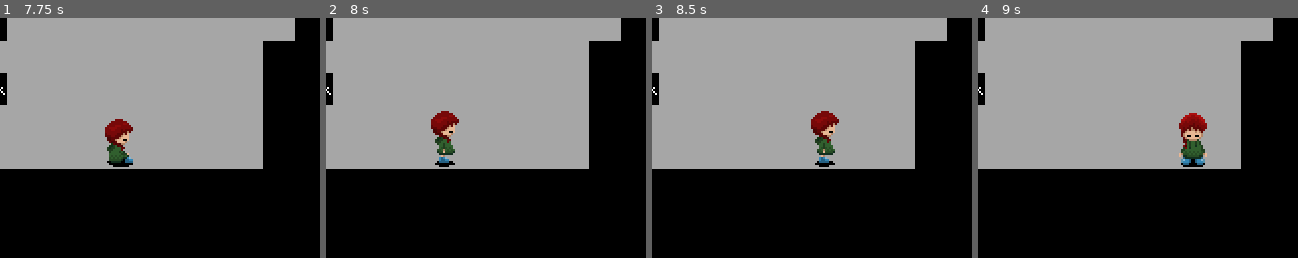
Above: before the commit, frames 1-4 (left to right).
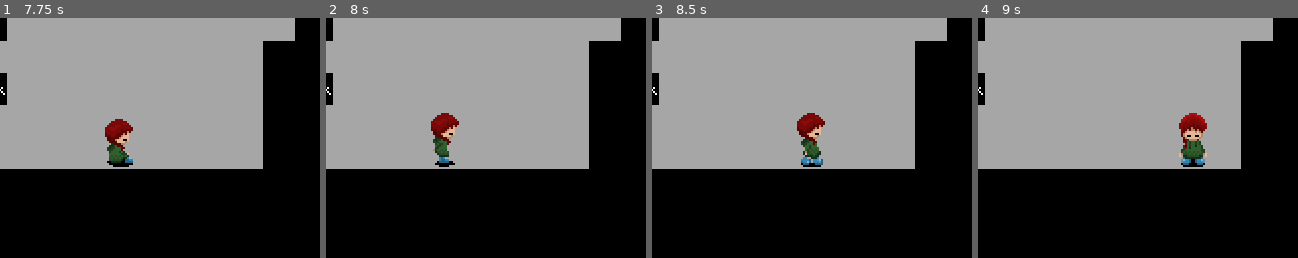
Above: after the commit, the same moments.

Repository: libre-nikki-devs/libre-nikki
Game: Godot game, scene res://scenes/ui/main_menu.tscn
Two runs of this game, one before a commit and one after it. Both use one fixed random seed, a clock stepped at 60 frames per second and the inputs below.
Inputs (mouse positions are % of the whole screen's width and height, from its top left):
- Up to frame 1 (7.75 s): tap Enter (ui_accept) at 0.5, 2.27, 2.3, 2.57, 3.77, 3.8, 4.07, 4.25, 5.27, 5.3, 5.57, 6.77, 6.8, 7.07 s; move the mouse to (72, 45) at 0.52 s; hold Right (ui_right) 0.53-1.25 s; hold Enter (ui_accept) 0.53-1.25 s; click (72, 45) at 0.67 s; click "Play" at 1.25 s; move the mouse to (30, 55) at 2.02 s; hold Down (ui_down) 2.03-2.78 s; tap O (mapshot) every 1.5 s from 2.1 to 6.6 s; move the mouse to (60, 28) at 2.77 s; hold Right (ui_right) 2.78-3.53 s; hold Enter (ui_accept) 2.78-3.53 s; move the mouse to (45, 70) at 3.52 s; hold F (fast_forward) 3.53-4.28 s; click (45, 70) at 3.67 s; move the mouse to (80, 65) at 4.27 s; hold Enter (ui_accept) 4.28-5.03 s; hold Left (ui_left) 4.28-5.78 s; move the mouse to (20, 35) at 5.02 s; move the mouse to (55, 50) at 5.77 s; hold Down (ui_down) 5.78-6.53 s; hold O (mapshot) 5.78-6.53 s; click (55, 50) at 5.92 s; move the mouse to (35, 25) at 6.52 s; hold Right (ui_right) 6.53-7.28 s; move the mouse to (72, 45) at 7.27 s; hold F (fast_forward) from 7.28 s (still down); hold Enter (ui_accept) from 7.28 s (still down)
- Up to frame 2 (8 s): keep holding F (fast_forward); keep holding Enter (ui_accept)
- Up to frame 3 (8.5 s): move the mouse to (30, 55) at 8.02 s; release F (fast_forward) at 8.03 s; release Enter (ui_accept) at 8.03 s; hold Right (ui_right) from 8.03 s (still down); tap O (mapshot) at 8.1 s; click (30, 55) at 8.17 s; tap Enter (ui_accept) at 8.27, 8.3 s
- Up to frame 4 (9 s): tap Enter (ui_accept) at 8.57 s; move the mouse to (60, 28) at 8.77 s; release Right (ui_right) at 8.78 s; hold Down (ui_down) from 8.78 s (still down); hold Enter (ui_accept) from 8.78 s (still down)
The pictures show only the part of the screen within x 29-79%, y 35-85%; the shares and areas given below are measured in that part.

Frame 1 is identical in both runs. In frame 2, 0.6% of the frame differs, in the area x 32-42%, y 38-58%; in frame 3, 2.1%, in the area x 45-59%, y 38-63%; in frame 4, nothing differs.

Commit message:
Remove YumeHumanoid.animation_player

Diff:
--- a/scenes/characters/debugtsuki.tscn
+++ b/scenes/characters/debugtsuki.tscn
@@ -870,10 +870,9 @@
 [sub_resource type="RectangleShape2D" id="RectangleShape2D_0we4y"]
 size = Vector2(16, 16)
 
-[node name="Debugtsuki" type="CharacterBody2D" unique_id=2006970519 node_paths=PackedStringArray("animation_player")]
+[node name="Debugtsuki" type="CharacterBody2D" unique_id=2006970519]
 y_sort_enabled = true
 script = ExtResource("1_g35pp")
-animation_player = NodePath("AnimationPlayer")
 metadata/persistent_properties = [&"collision_layer", &"collision_mask", &"facing", &"global_position", &"last_step", &"name", &"speed", &"wait_time", &"wait_timer", &"z_index"]
 
 [node name="AnimatedSprite2D" type="AnimatedSprite2D" parent="." unique_id=572411031]
--- a/scenes/characters/sakutsuki.tscn
+++ b/scenes/characters/sakutsuki.tscn
@@ -1659,11 +1659,10 @@
 [sub_resource type="RectangleShape2D" id="RectangleShape2D_3qhyl"]
 size = Vector2(16, 16)
 
-[node name="Sakutsuki" type="CharacterBody2D" unique_id=827943735 node_paths=PackedStringArray("animation_player")]
+[node name="Sakutsuki" type="CharacterBody2D" unique_id=827943735]
 y_sort_enabled = true
 script = ExtResource("1_5uo7l")
-shared_properties = Array[String](["equipped_effect", "last_step", "speed"])
-animation_player = NodePath("AnimationPlayer")
+shared_properties = Array[StringName]([&"equipped_effect", &"last_step", &"speed"])
 metadata/_custom_type_script = "uid://3tw0tkifql18"
 metadata/persistent_properties = [&"accept_events", &"cancel_events", &"collision_layer", &"collision_mask", &"equipped_effect", &"facing", &"global_position", &"last_step", &"name", &"speed", &"z_index"]
 
--- a/scripts/characters/debugtsuki.gd
+++ b/scripts/characters/debugtsuki.gd
@@ -16,12 +16,33 @@
 
 extends "res://scripts/ai/YumeHumanoid/wanderer.gd"
 
+@onready var animation_player := $AnimationPlayer
+
+@onready var sprite := $AnimatedSprite2D
+
 func _init() -> void:
 	super()
 
 	if not is_connected("body_interacted", _on_body_interacted):
 		connect("body_interacted", _on_body_interacted)
 
+func _force_animation_update() -> void:
+	if not is_node_ready():
+		await ready
+
+	sprite.animation = DIRECTION.find_key(facing).to_lower()
+
+func _move() -> void:
+	var animation_name: StringName = DIRECTION.find_key(facing).to_lower()
+
+	if last_step:
+		animation_name += &"2"
+
+	animation_player.play(animation_name, -1.0, speed)
+	animation_player.seek(0.125)
+
+	await super()
+
 func _on_body_interacted(body: Node2D) -> void:
 	if not is_busy:
 		facing = face(body.global_position)
--- a/scripts/characters/sakutsuki.gd
+++ b/scripts/characters/sakutsuki.gd
@@ -1,4 +1,4 @@
-# Copyright (C) 2024-2025 Libre Nikki Developers.
+# Copyright (C) 2024-2026 Libre Nikki Developers.
 #
 # This file is part of Libre Nikki.
 #
@@ -20,6 +20,10 @@
 
 signal act_started(effect: EFFECT)
 signal act_finished(effect: EFFECT)
+
+@onready var animation_player := $AnimationPlayer
+
+@onready var sprite := $AnimatedSprite2D
 
 func _ready() -> void:
 	connect("accept_key_held", _on_accept_key_held)
@@ -45,8 +49,34 @@
 				#look(direction)
 				pass
 			else:
-				facing = direction
+				if facing != direction:
+						facing = direction
+
 				move(direction)
+
+func _force_animation_update() -> void:
+	if not is_node_ready():
+		await ready
+
+	var effect_name: StringName = EFFECT.find_key(equipped_effect).capitalize()
+
+	if effect_name == &"Default":
+		effect_name = &""
+
+	sprite.animation = DIRECTION.find_key(facing).to_lower() + effect_name
+
+func _move() -> void:
+	var animation_name: StringName = EFFECT.find_key(
+			equipped_effect).capitalize().path_join(
+			DIRECTION.find_key(facing).to_lower())
+
+	if last_step:
+		animation_name += &"2"
+
+	animation_player.play(animation_name, -1.0, speed)
+	animation_player.seek(0.125)
+
+	await super()
 
 func _on_accept_key_held() -> void:
 	if not is_busy:
@@ -70,17 +100,60 @@
 		EFFECT.DEFAULT:
 			is_busy = true
 
+			var animation_name: StringName = EFFECT.find_key(
+					equipped_effect).capitalize().path_join(
+					DIRECTION.find_key(facing).to_lower()) + &"Action"
+
 			if is_sitting:
-				set_animation(str(DIRECTION.find_key(facing)).to_lower() + "Action2", 1.0)
-				await animation_player.animation_finished
-				action = "Default"
-			else:
-				set_animation(str(DIRECTION.find_key(facing)).to_lower() + "Action", 1.0)
-				await animation_player.animation_finished
-				action = "Sit"
+				animation_name += &"2"
+
+			animation_player.play(animation_name, -1.0)
+			await animation_player.animation_finished
+
+			if is_sitting:
+				_force_animation_update()
 
 			await get_tree().create_timer(0.25, false, true).timeout
 			is_sitting = !is_sitting
 			is_busy = false
 
 	act_finished.emit(equipped_effect)
+
+func pinch_cheek() -> void:
+	var timer := Timer.new()
+	timer.one_shot = true
+	add_child(timer)
+
+	while true:
+		var animation_name: StringName = EFFECT.find_key(
+				equipped_effect).capitalize().path_join(&"downPinch")
+
+		if not animation_player.has_animation(animation_name):
+			equip()
+			continue
+
+		is_busy = true
+
+		if facing != DIRECTION.DOWN:
+			timer.start(0.5)
+			await timer.timeout
+			facing = DIRECTION.DOWN
+			timer.start(0.5)
+			await timer.timeout
+
+		animation_player.play(animation_name)
+		await animation_player.animation_finished
+		timer.start(0.25)
+		await timer.timeout
+		timer.queue_free()
+
+		if current_world:
+			if current_world.dreaming:
+				Game.wake_up()
+				return
+
+		animation_player.play(animation_name, -1.0, -1.0, true)
+		await animation_player.animation_finished
+		_force_animation_update()
+		is_busy = false
+		return
--- a/scripts/classes/yume_humanoid.gd
+++ b/scripts/classes/yume_humanoid.gd
@@ -21,25 +21,11 @@
 
 enum { STEP_LEFT = 0, STEP_RIGHT = 1 }
 
-## [AnimationPlayer] for this character.
-@export var animation_player: AnimationPlayer
-
 ## Direction the character is facing.
 @export var facing: DIRECTION = DIRECTION.DOWN:
 	set(value):
 		facing = value
-		set_animation()
-
-## Indicates the extraordinary character behaviour (eg. ladder climbing).
-@export_enum("Default", "Bench", "Ladder", "Sit") var action: String = "Default":
-	set(value):
-		action = value
-		set_animation()
-	get:
-		if action == "Default":
-			return ""
-		else:
-			return action
+		_force_animation_update()
 
 ## True, if the character is sitting.
 @export var is_sitting: bool = false
@@ -47,6 +33,9 @@
 var footstep_sound: AudioStream
 
 var last_step: int = STEP_LEFT
+
+func _force_animation_update() -> void:
+	pass
 
 func _move() -> void:
 	footstep_sound = (current_world.default_footstep_sound if current_world
@@ -67,18 +56,9 @@
 	elif ground is YumeInteractable:
 		footstep_sound = get_footstep_sound(ground.surface)
 
-	if last_step:
-		set_animation(str(DIRECTION.find_key(facing)).to_lower() + action, speed, 0.125)
-	else:
-		set_animation(str(DIRECTION.find_key(facing)).to_lower() + action + "2", speed, 0.125)
-
 	last_step = !last_step
 
 	await super()
-
-## Look this 'direction'.
-func look(direction: DIRECTION) -> void:
-	set_animation(str(DIRECTION.find_key(facing)).to_lower() + action + "Look" + str(DIRECTION.find_key(direction)).capitalize())
 
 func get_footstep_sound(ground: SURFACE) -> AudioStream:
 	match ground:
@@ -114,8 +94,3 @@
 
 func play_footstep_sound() -> void:
 	play_sound(footstep_sound, 256.0, randf_range(0.90, 1.10))
-
-func set_animation(animation: String = str(DIRECTION.find_key(facing)).to_lower() + action, animation_speed: float = 0.0, animation_position: float = 0.0, from_end: bool = false) -> void:
-	if animation_player.get_animation_library("").has_animation(animation):
-		animation_player.play(animation, -1, animation_speed, from_end)
-		animation_player.seek(animation_position, true)
--- a/scripts/classes/yume_player.gd
+++ b/scripts/classes/yume_player.gd
@@ -16,6 +16,7 @@
 
 ## A character controllable by the player.
 
+@abstract
 class_name YumePlayer
 extends YumeHumanoid
 
@@ -32,7 +33,7 @@
 @export var equipped_effect: EFFECT = EFFECT.DEFAULT:
 	set(value):
 		equipped_effect = value
-		set_animation()
+		_force_animation_update()
 
 @export var menu_path: StringName = "res://scenes/ui/player_menu.tscn"
 
@@ -170,42 +171,7 @@
 		accept_events.pop_front()
 
 ## Play the cheek pinching animation. Wakes up the character, if is dreaming.
-func pinch_cheek() -> void:
-	var effect_name: String = EFFECT.find_key(equipped_effect).capitalize()
-
-	if animation_player.has_animation_library(effect_name):
-		if animation_player.get_animation_library(effect_name).has_animation("downPinch"):
-			is_busy = true
-
-			if facing != DIRECTION.DOWN:
-				await get_tree().create_timer(0.5, false, true).timeout
-				facing = DIRECTION.DOWN
-				await get_tree().create_timer(0.5, false, true).timeout
-
-			set_animation("downPinch", 1.0)
-			await animation_player.animation_finished
-			await get_tree().create_timer(0.25, false, true).timeout
-
-			if current_world:
-				if current_world.dreaming:
-					Game.wake_up()
-
-			set_animation("downPinch", -1.0, 1.0, true)
-			await animation_player.animation_finished
-			set_animation()
-			is_busy = false
-			return
-
-	equip()
-	pinch_cheek()
-
-func set_animation(animation: String = str(DIRECTION.find_key(facing)).to_lower() + action, animation_speed: float = 0.0, animation_position: float = 0.0, from_end: bool = false) -> void:
-	var effect_name: String = EFFECT.find_key(equipped_effect).capitalize()
-
-	if animation_player.has_animation_library(effect_name):
-		if animation_player.get_animation_library(effect_name).has_animation(animation):
-			animation_player.play(effect_name + "/" + animation, -1, animation_speed, from_end)
-			animation_player.seek(animation_position, true)
+@abstract func pinch_cheek() -> void
 
 ## Grant the player an effect.
 func grant_effect(effect: EFFECT) -> void:
